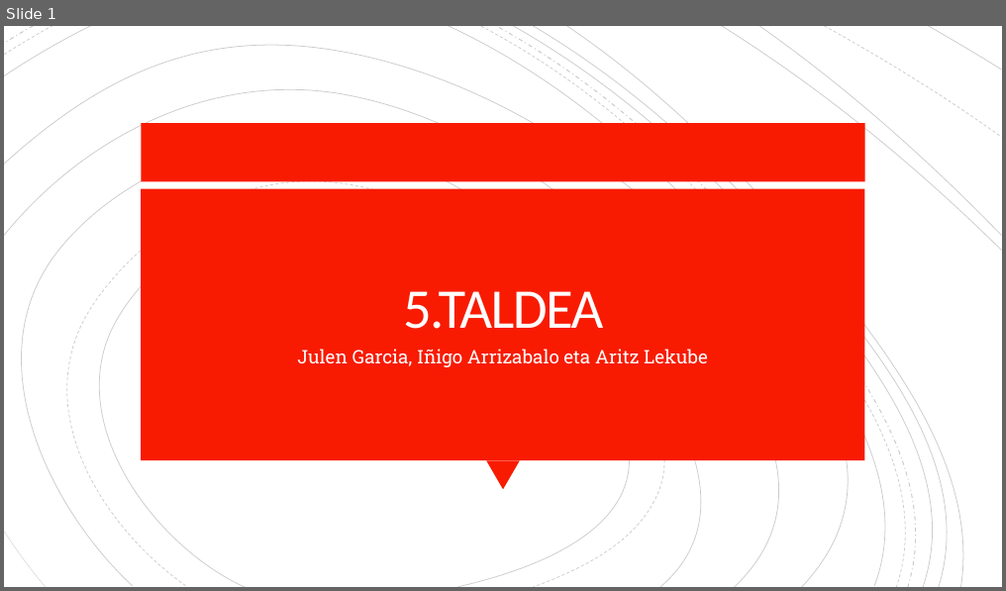
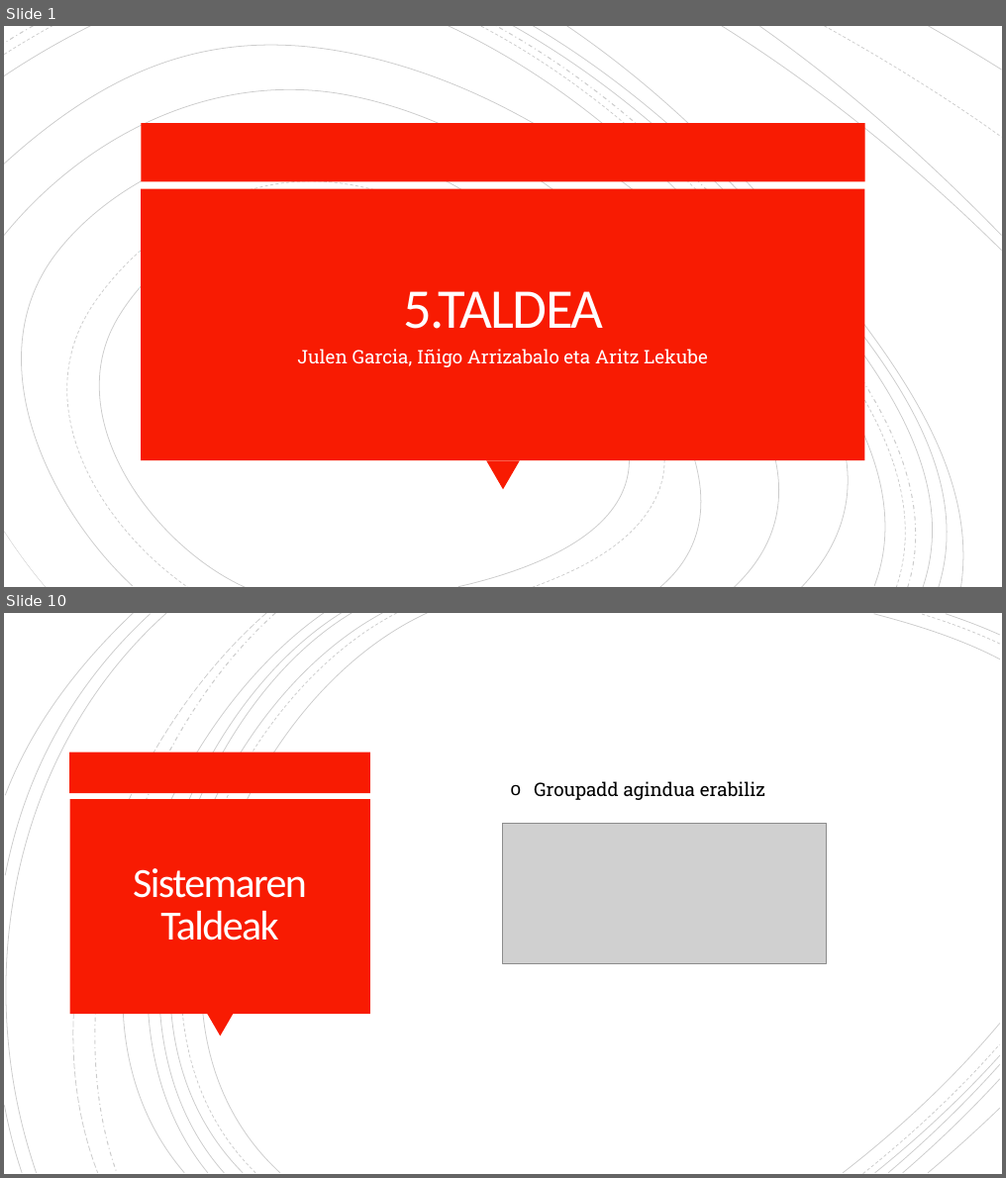
Before and after one commit to OceansForce/Erronka_5_Taldea, a slide deck: Aurkezpena/Aurkezpena_5.taldea_2.sprint.pptx. Shown one above the other, each under a label of ours: slide 1 before the commit, slides 1 and 10 after it; the slides between them are not shown. The pictures are 1006x591 and 1006x1178 pixels, drawn with LibreOffice and Linux fonts; fonts in the diff are those of the drawing; grey boxes stand for pictures. Boxes give left, top, right and bottom in pixels: in the first picture for what was removed or moved away, otherwise in the second. Text is boxed around its words. In the diff, an @@ line names an element or a change of style, - is before the commit and + after.

```diff
--- a/Aurkezpena/Aurkezpena_5.taldea_2.sprint.pptx
+++ b/Aurkezpena/Aurkezpena_5.taldea_2.sprint.pptx
@@ slide 10 added at (4,613,1002,1174), background #FFFFFF @@
@@ group added at (4,613,1000,1174): 21 freeform shapes @@
@@ rectangle added at (70,753,371,793), fill #F81B02 @@
@@ text added at (534,781,765,800), 18 pt, text #000000 @@
+o Groupadd agindua erabiliz
@@ rectangle added at (70,799,370,1014), fill #F81B02 @@
@@ picture added at (503,823,827,963) @@
@@ title added at (133,868,307,941), 40 pt, text #FFFEFF @@
+Sistemaren
+Taldeak
@@ triangle added at (207,1014,233,1037), fill #F81B02 @@
```
Also in this commit, not shown: 14 other slides added, 1 slide removed, 2 other files.
